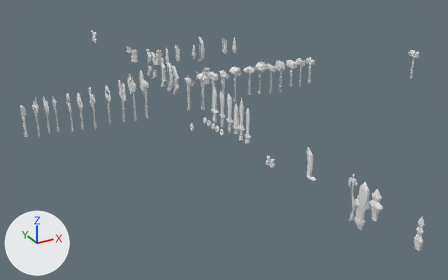
An edit to the Blender file Models/Blend/Sword.blend, drawn before and after from the same camera.
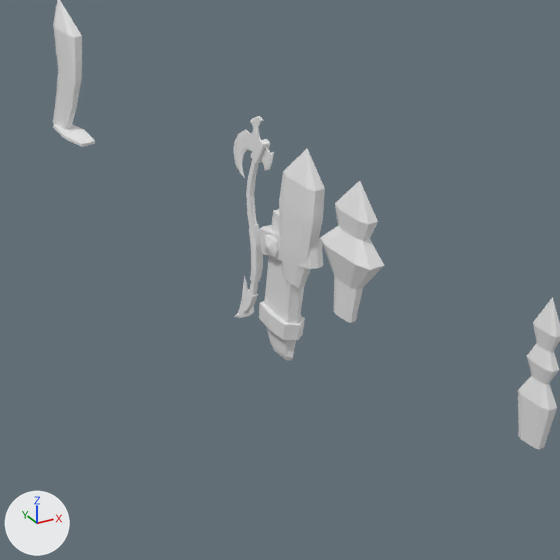
The first picture shows the older version from a camera (50 mm lens) standing at (-12.9, -27.2, 10.7) and looking at (0.9, -2.1, -1.9). The close-ups show both versions on the part from 66% to 95% of the width and 52% to 99% of the height of that picture; other places that the commit changed are outside them. Every picture has the same lights, and +X, +Y and +Z are marked at lower left.
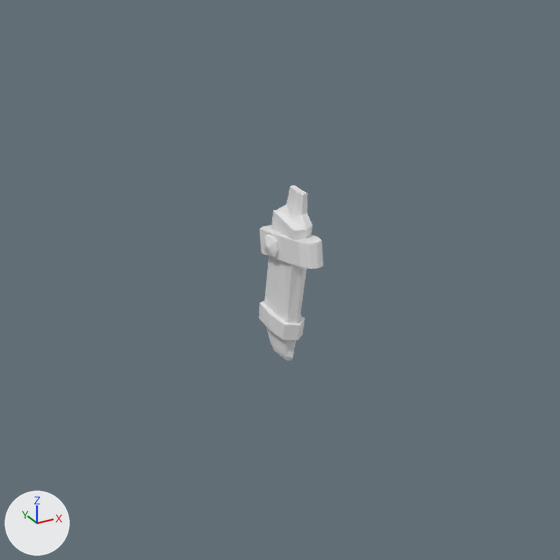
Boxes [x1, y1, x2, y2] around the edits, measured in the close-ups (560 x 560 px):
'Cube.007', deleted: before [320, 181, 384, 323]
'Cube.006', deleted: before [279, 149, 325, 288]
'Cube.010', deleted: before [518, 297, 560, 449]
'Weapon', deleted: before [233, 116, 274, 318]
'Cube.014', deleted: before [53, 0, 82, 129]
'Cube.001', deleted: before [53, 124, 95, 147]

The edits, one by one:
Object 'Cube.014' (ob_cube_014) is deleted.
Object 'Cube.010' (ob_cube_010) is deleted.
Object 'Cube.007' (ob_cube_007) is deleted.
Object 'Cube.006' (ob_cube_006) is deleted.
Object 'Cube.001' (ob_cube_001) is deleted.
Object 'Weapon' (ob_weapon) is deleted.
